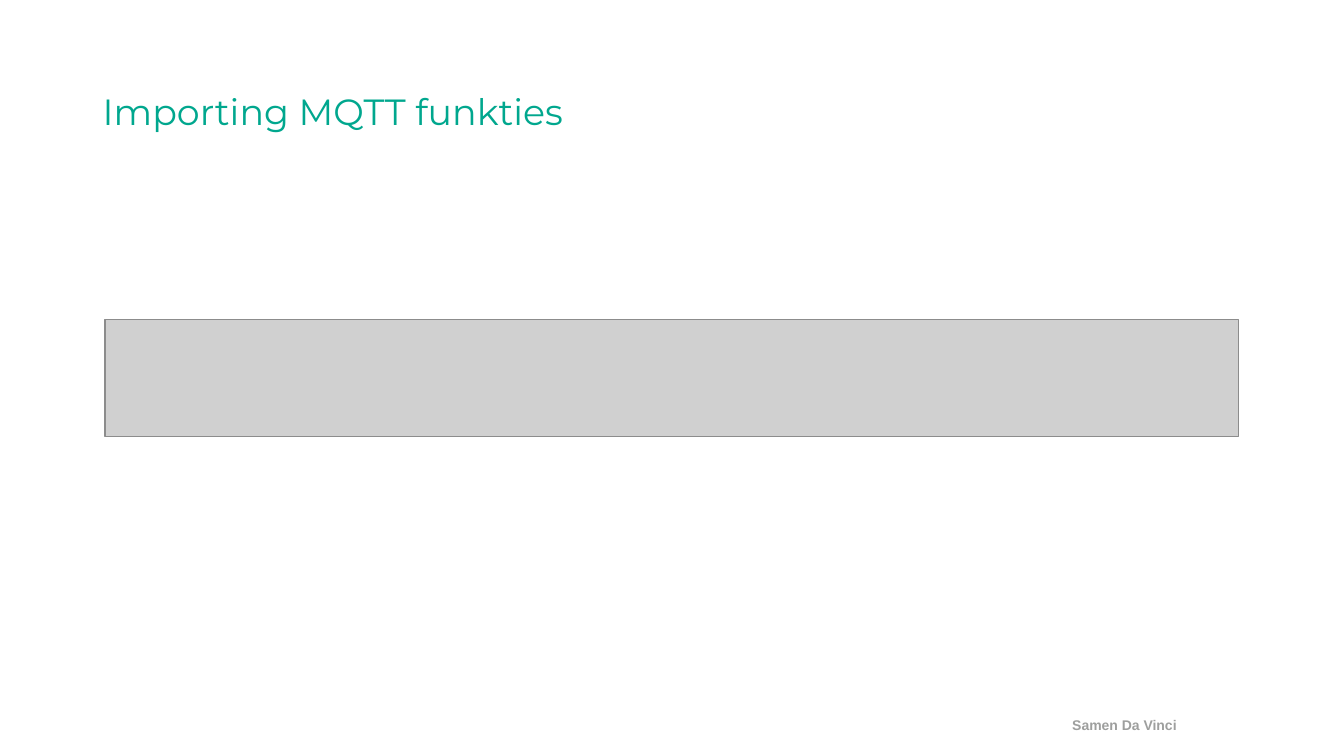
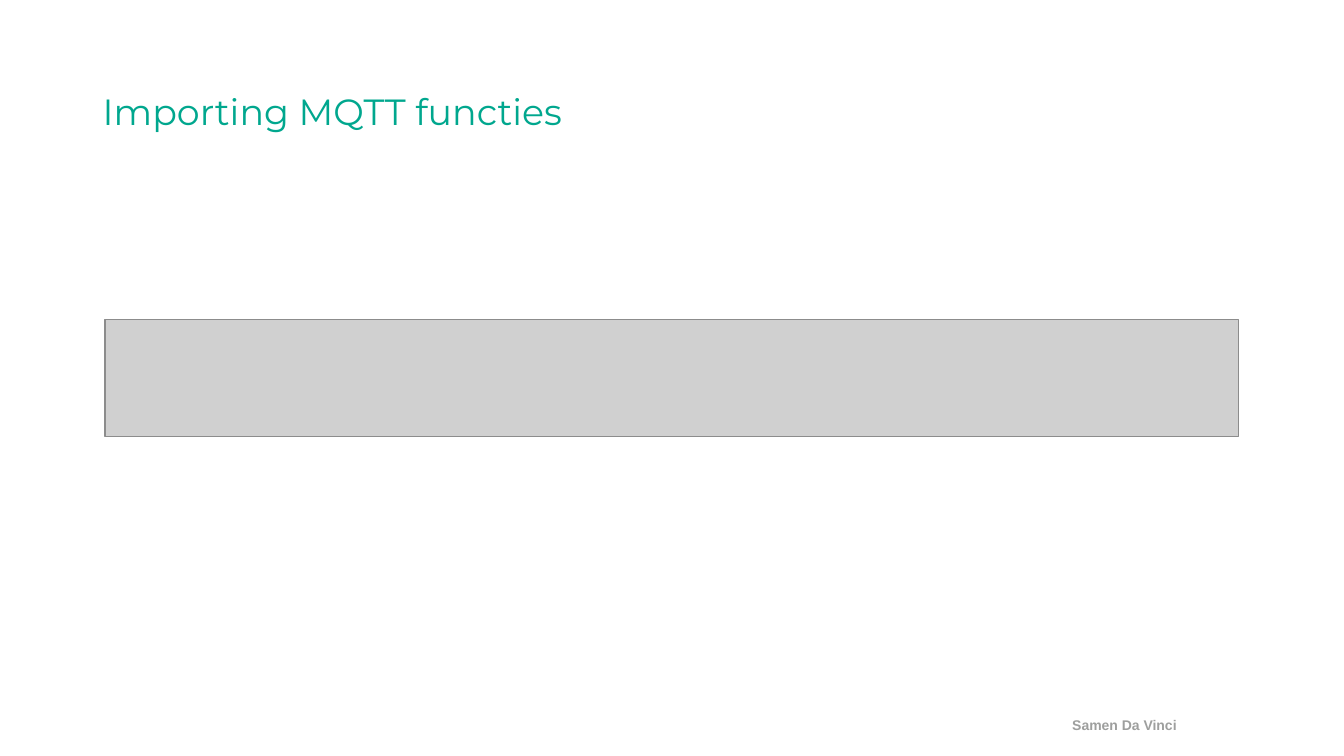
Before and after one commit to ArjanKam/Onderwijs, a slide deck: slide 5 of L03P01 - SmartLab IOT - MQTT - Theorie/L03P03 - Week 03 - MQTT_Subscriber/L03P03 - Week 03 - MQTT_Subscriber.pptx. Drawn at 1344x756 pixels with LibreOffice and Linux fonts; fonts in the diff are those of the drawing; grey boxes stand for pictures; background and template pictures are left out. Boxes give left, top, right and bottom in pixels: in the first picture for what was removed or moved away, otherwise in the second. Text is boxed around its words. In the diff, an @@ line names an element or a change of style, - is before the commit and + after.

```diff
--- a/L03P01 - SmartLab IOT - MQTT - Theorie/L03P03 - Week 03 - MQTT_Subscriber/L03P03 - Week 03 - MQTT_Subscriber.pptx
+++ b/L03P01 - SmartLab IOT - MQTT - Theorie/L03P03 - Week 03 - MQTT_Subscriber/L03P03 - Week 03 - MQTT_Subscriber.pptx
@@ title at <box>103,98,562,133</box>: text changed @@
-Importing MQTT funkties
+Importing MQTT functies
```
Also in this commit, not shown: 2 other slides changed, 6 other files.
